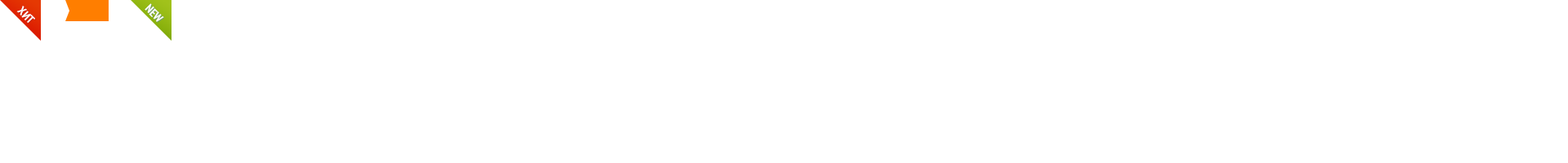
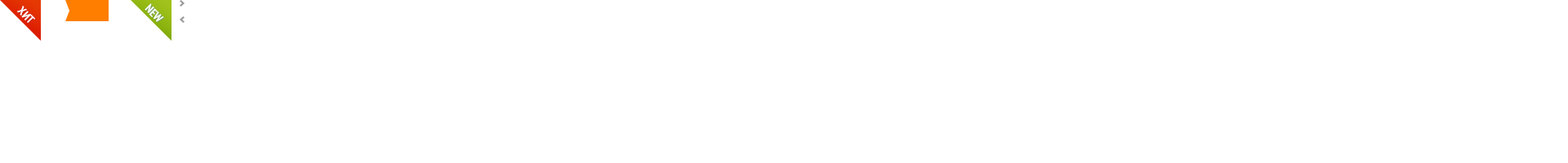
Before/after of a 1568 × 163 layered artwork. What changed in the layer stack:
added layer "Layer 1 copy" above "Layer 1" over 179, 16, 185, 23
added layer "Layer 1" above "Rectangle 5" over 179, 0, 185, 7
